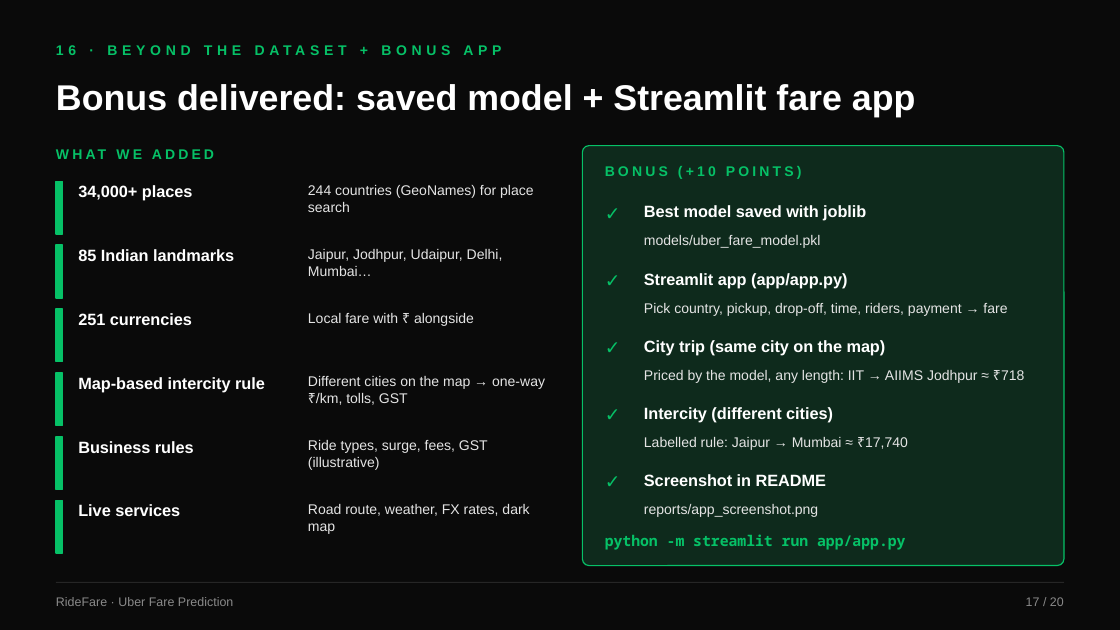
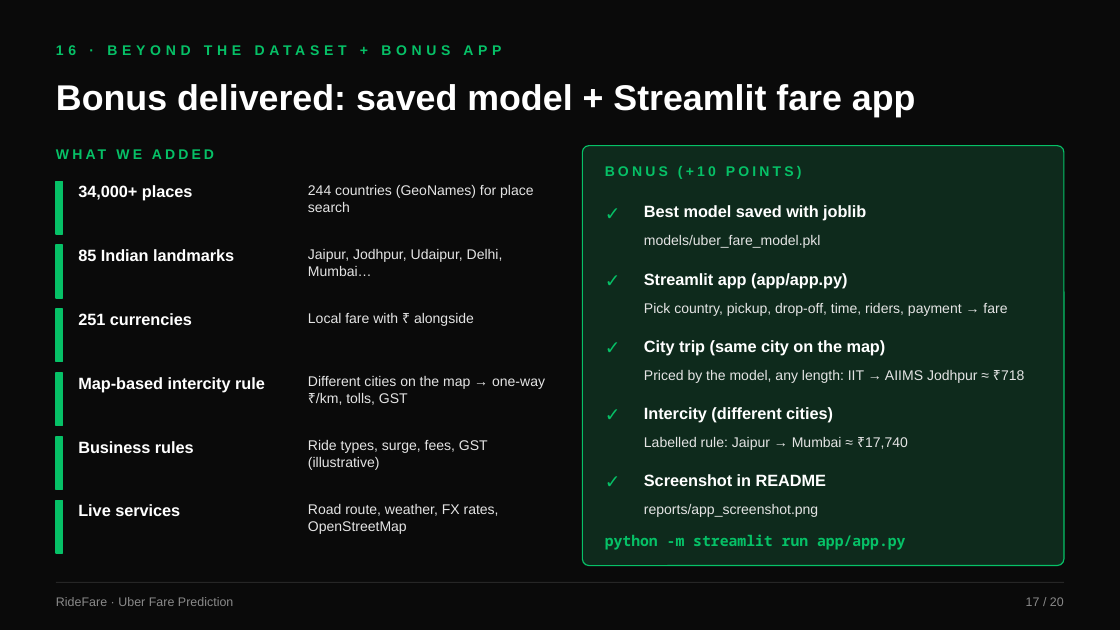
Before and after one commit to manghnanitany1998-del/ridefare-team, a slide deck: slide 17 of main_project/presentation/RideFare_Final_Presentation.pptx. Drawn at 1120x630 pixels with LibreOffice and Linux fonts; fonts in the diff are those of the drawing. Boxes give left, top, right and bottom in pixels: in the first picture for what was removed or moved away, otherwise in the second. Text is boxed around its words. In the diff, an @@ line names an element or a change of style, - is before the commit and + after.

Commit message:
OpenStreetMap, working nav links, UI fixes, final deck and report

```diff
--- a/main_project/presentation/RideFare_Final_Presentation.pptx
+++ b/main_project/presentation/RideFare_Final_Presentation.pptx
@@ text at [308,504,499,534]: text changed @@
-Road route, weather, FX rates, dark map
+Road route, weather, FX rates, OpenStreetMap
```
Also in this commit, not shown: 5 other files.
